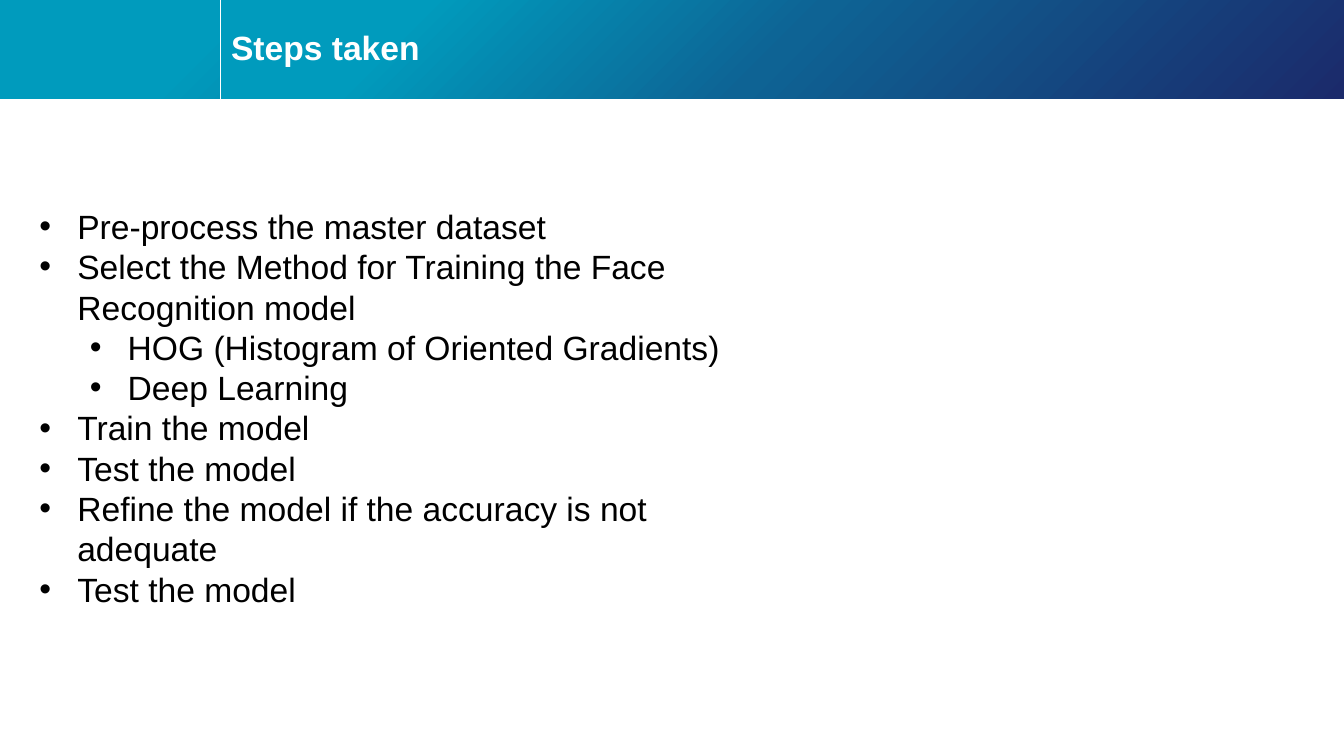
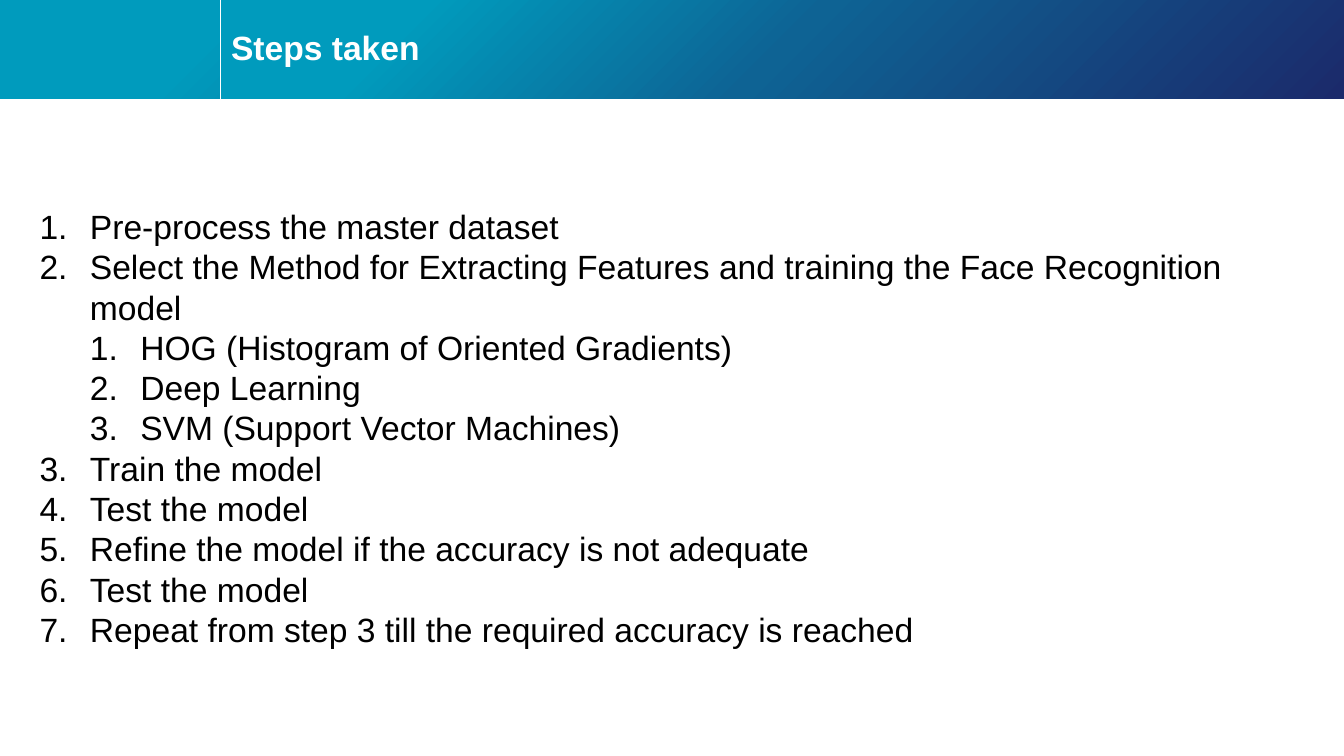
Before and after one commit to Srushanth/UoN-COMP4106-Face-Recognition-using-MATLAB, a slide deck: slide 3 of Presentation/Presentation-Sample.pptx (slide 4 before the commit). Drawn at 1344x756 pixels with LibreOffice and Linux fonts; fonts in the diff are those of the drawing; background and template pictures are left out. Boxes give left, top, right and bottom in pixels: in the first picture for what was removed or moved away, otherwise in the second. Text is boxed around its words. In the diff, an @@ line names an element or a change of style, - is before the commit and + after.

Commit message:
Changes to .pptx!

```diff
--- a/Presentation/Presentation-Sample.pptx
+++ b/Presentation/Presentation-Sample.pptx
@@ text at [90, 214, 809, 603]: bullet • to 1. @@
@@ text at [90, 254, 1221, 321]: text changed @@
-• Select the Method for Training the Face Recognition model
+2. Select the Method for Extracting Features and training the Face Recognition model
@@ text at [140, 415, 620, 447]: paragraph added @@
+  3. SVM (Support Vector Machines)
@@ text at [90, 617, 913, 649]: paragraph added @@
+7. Repeat from step 3 till the required accuracy is reached
```
Also in this commit, not shown: 4 other slides changed, 1 slide added, 2 slides removed, 2 other files.
